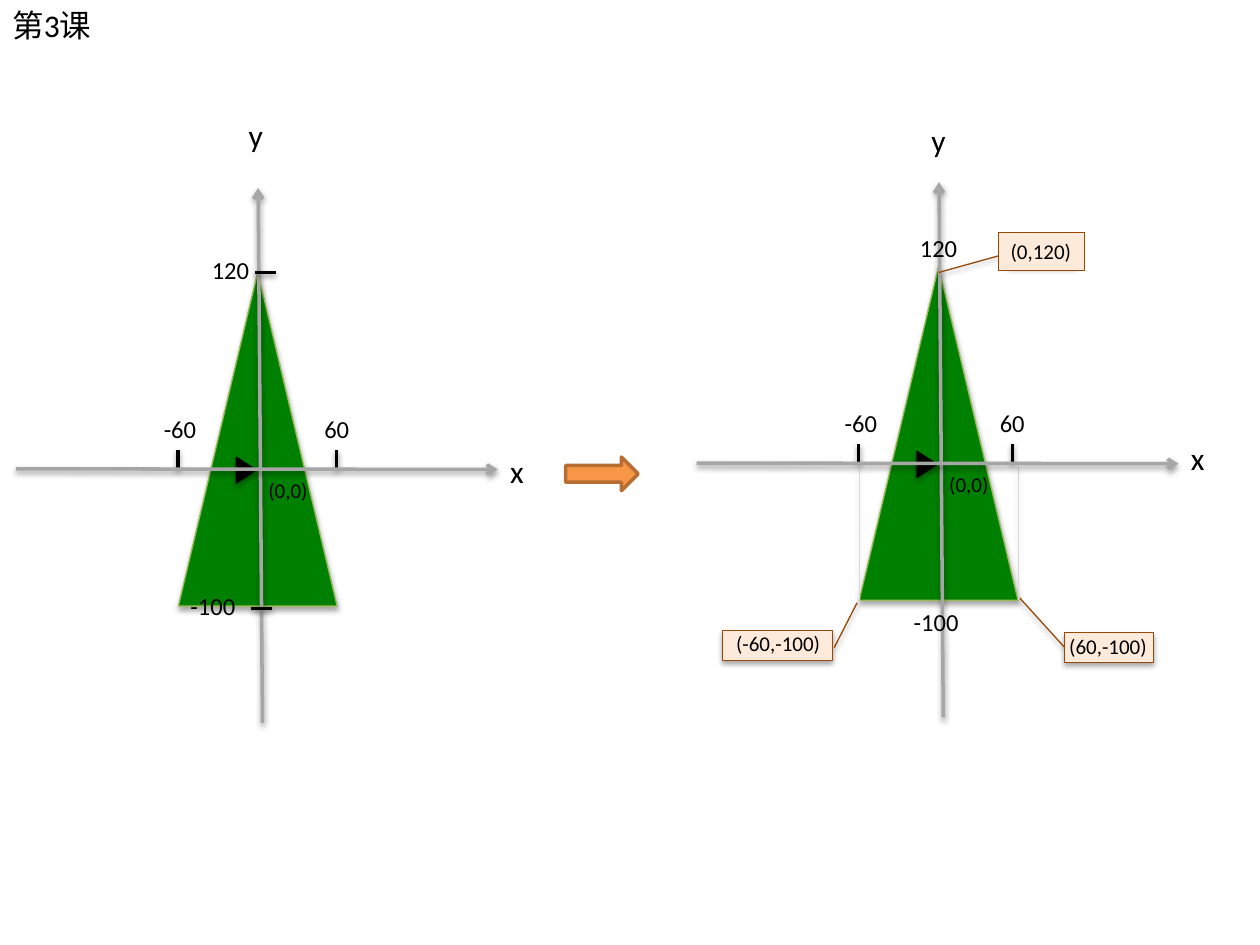
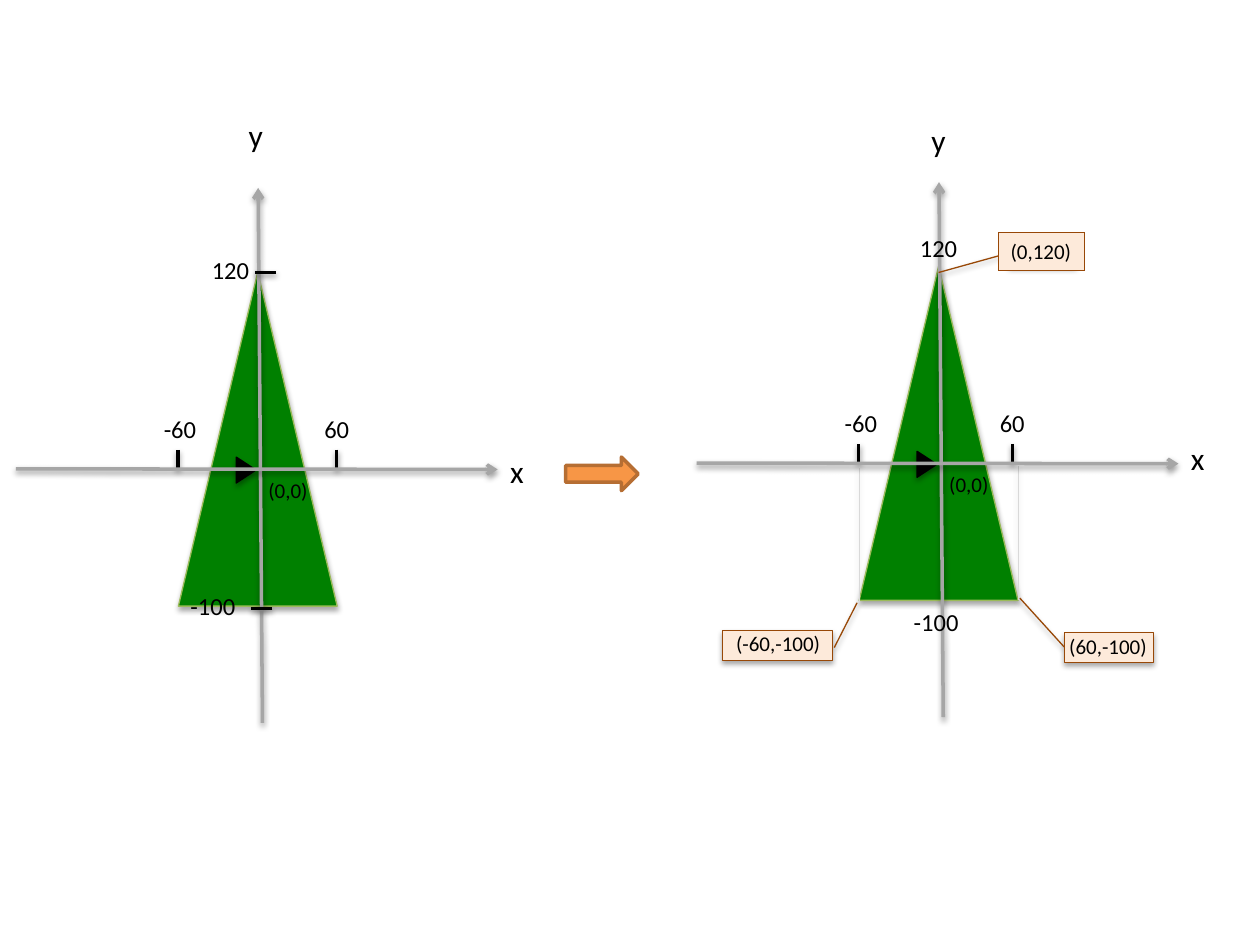
Before and after one commit to jellier/teachkidspython, a slide deck: slide 15 of Python入门课0.pptx (slide 11 before the commit). Drawn at 1260x945 pixels with LibreOffice and Linux fonts; fonts in the diff are those of the drawing. Boxes give left, top, right and bottom in pixels: in the first picture for what was removed or moved away, otherwise in the second. Text is boxed around its words. In the diff, an @@ line names an element or a change of style, - is before the commit and + after.

```diff
--- a/Python入门课0.pptx
+++ b/Python入门课0.pptx
@@ text removed at [12,10,91,40] @@
-第3课
```
Also in this commit, not shown: 2 other slides changed, 2 slides added, 1 slide removed, 1 other file.
